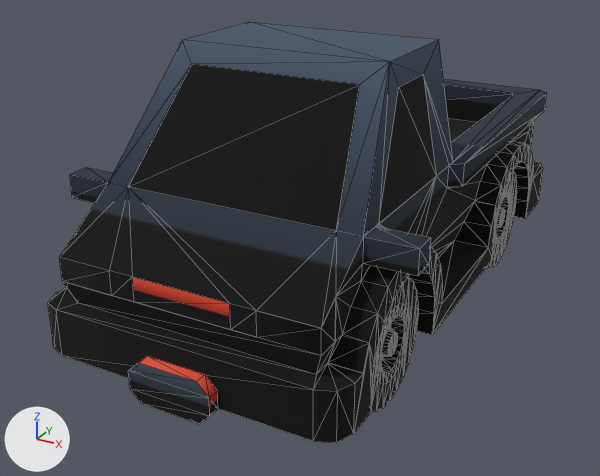
The glTF model app/src/main/assets/cars/truck-flat.glb as it was, and as the next commit left it.
Camera for both pictures: a camera (50 mm lens) standing at (1.59, -3.31, 1.91) and looking at (-0.12, -0.19, 0.35). Arrows for +X, +Y and +Z are at lower left; the lights stay in place. The first picture is the older version. Mesh edges are drawn as thin lines. Vertices at exactly the same position are counted once.

The first picture shows 'body', 'wheel-back-left', 'wheel-front-left'.
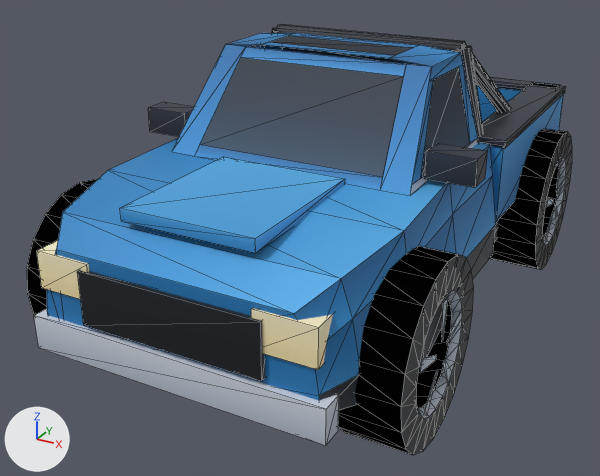
The change, as a diff of the scene's bpy script:
```diff
--- a/app/src/main/assets/cars/truck-flat.glb.py
+++ b/app/src/main/assets/cars/truck-flat.glb.py
@@ me_body @@
-me_body.from_pydata(...)  # 426 vertices, 775 faces; spans x -0.75..0.75, y -1.37..1.37, z 0.0..1.15
-me_body.materials.append(mat_colormap)
+me_body.from_pydata(...)  # 434 vertices, 678 faces; spans x -0.76..0.76, y -1.37..1.43, z 0.24..1.24
+# me_body part 1: a new loose piece, a box spanning x -0.28..0.28, y -1.22..-0.56, z 0.78..0.83, in mat_waffle_palette (picture img_image_0)
+# me_body part 2: a new loose piece, a box spanning x -0.62..0.62, y 0.18..1.34, z 0.24..0.48, in mat_waffle_palette (picture img_image_0)
+# me_body part 3: a new loose piece, a box spanning x 0.52..0.69, y 0.18..1.34, z 0.46..0.82, in mat_waffle_palette (picture img_image_0)
+# me_body part 4: a new loose piece, a box spanning x 0.515..0.695, y 0.18..1.34, z 0.81..0.845, in mat_waffle_palette (picture img_image_0)
+# me_body part 5: a new loose piece, a box spanning x -0.66..0.66, y 1.26..1.36, z 0.46..0.82, in mat_waffle_palette (picture img_image_0)
+# me_body part 6: a new loose piece, a box spanning x -0.66..0.66, y 1.26..1.36, z 0.81..0.845, in mat_waffle_palette (picture img_image_0)
+# me_body part 7: a new loose piece, a 10-sided cylinder along x spanning x -0.46..0.46, y 0.184..0.256, z 1.176..1.244, in mat_waffle_palette (picture img_image_0)
+# me_body part 8: a new loose piece, a box spanning x -0.76..-0.56, y -0.44..-0.32, z 0.84..0.95, in mat_waffle_palette (picture img_image_0)
+# me_body part 9: a new loose piece, a box spanning x 0.56..0.76, y -0.44..-0.32, z 0.84..0.95, in mat_waffle_palette (picture img_image_0)
+# me_body part 10: a new loose piece, a box spanning x -0.38..0.38, y -1.36..-1.3, z 0.4..0.62, in mat_waffle_palette (picture img_image_0)
+# me_body part 11: a new loose piece, a box spanning x -0.62..0.62, y -1.37..-1.28, z 0.24..0.38, in mat_waffle_palette (picture img_image_0)
+# me_body part 12: a new loose piece, a box spanning x -0.58..-0.34, y -1.35..-1.22, z 0.5..0.65, in mat_waffle_palette (picture img_image_0)
+# me_body part 13: a new loose piece, a box spanning x 0.34..0.58, y -1.35..-1.22, z 0.5..0.65, in mat_waffle_palette (picture img_image_0)
+# me_body part 14: the loose piece of 362 vertices spanning x -0.75..0.75, y -1.32..1.37, z 0.05..1.15 is rebuilt with 50 vertices and now spans x -0.75..0.75, y -1.34..0.18, z 0.24..0.82, in mat_waffle_palette (picture img_image_0)
+# me_body part 15: a new loose piece of 52 vertices spanning x -0.58..0.58, y -0.56..0.18, z 0.81..1.24, in mat_waffle_palette (picture img_image_0)
+# me_body part 16: a new loose piece of 20 vertices spanning x 0.43..0.58, y 0.19..0.28, z 0.82..1.23, in mat_waffle_palette (picture img_image_0)
+# me_body part 17: a new loose piece of 20 vertices spanning x 0.43..0.57, y 0.2..0.74, z 0.81..1.22, in mat_waffle_palette (picture img_image_0)
+# me_body part 18: 8 loose pieces with 64 vertices, spanning x -0.55..0.55, y -1.37..1.37, z 0.0..0.65, are deleted
+# other edits to the shape of me_body do not show in these pictures
+me_body.materials.append(mat_waffle_palette)  # picture img_image_0
@@ ob_wheel_front_left @@
-ob_wheel_front_left = bpy.data.objects.new('wheel-front-left', me_wheel_front_left)
@@ ob_wheel_back_left @@
-ob_wheel_back_left = bpy.data.objects.new('wheel-back-left', me_wheel_back_left)
@@ ob_body @@
 ob_body = bpy.data.objects.new('body', me_body)
-ob_body.location = (0.0, 0.0, 0.15)
+ob_body.location = (0.0, 0.0, 0.0)
@@ ob_wheel_set @@
+ob_wheel_set = bpy.data.objects.new('wheel-set', me_wheel_set)  # 400 vertices, 520 faces; spans x -0.81..0.81, y -1.22..1.2, z 0.0..0.72; in mat_waffle_palette (picture img_image_0)
+ob_wheel_set.location = (0.0, 0.0, 0.0)
```

Changed parts and their boxes (x1, y1, x2, y2) in the pictures (600 x 476 px):
'body', reshaped, moved, recoloured (7% wider): before (48, 22, 547, 443); after (34, 24, 566, 446)
'wheel-set', added: after (27, 129, 572, 455)
'wheel-front-left', deleted: before (371, 278, 418, 412)
'wheel-back-left', deleted: before (486, 170, 517, 268)
part 1 of me_body, added (blue): after (120, 157, 345, 253)
part 2 of me_body, added (mostly hidden): after (494, 221, 498, 242)
part 3 of me_body, added (blue): after (491, 94, 564, 222)
part 4 of me_body, added: after (477, 82, 566, 148)
part 5 of me_body, added (blue): after (476, 84, 523, 122)
part 6 of me_body, added: after (476, 77, 559, 91)
part 7 of me_body, added: after (276, 24, 466, 53)
part 8 of me_body, added: after (148, 102, 194, 137)
part 9 of me_body, added: after (425, 143, 488, 187)
part 10 of me_body, added: after (77, 270, 265, 381)
part 11 of me_body, added: after (34, 309, 339, 446)
part 12 of me_body, added (beige): after (37, 241, 89, 299)
part 13 of me_body, added (beige): after (251, 308, 333, 370)
part 14 of me_body, rebuilt: before (48, 22, 547, 443); after (47, 138, 496, 410)
part 15 of me_body, added (blue): after (172, 33, 479, 195)
part 16 of me_body, added: after (461, 45, 483, 135)
part 17 of me_body, added: after (472, 53, 512, 112)
part 18 of me_body, deleted: before (59, 121, 534, 424)
